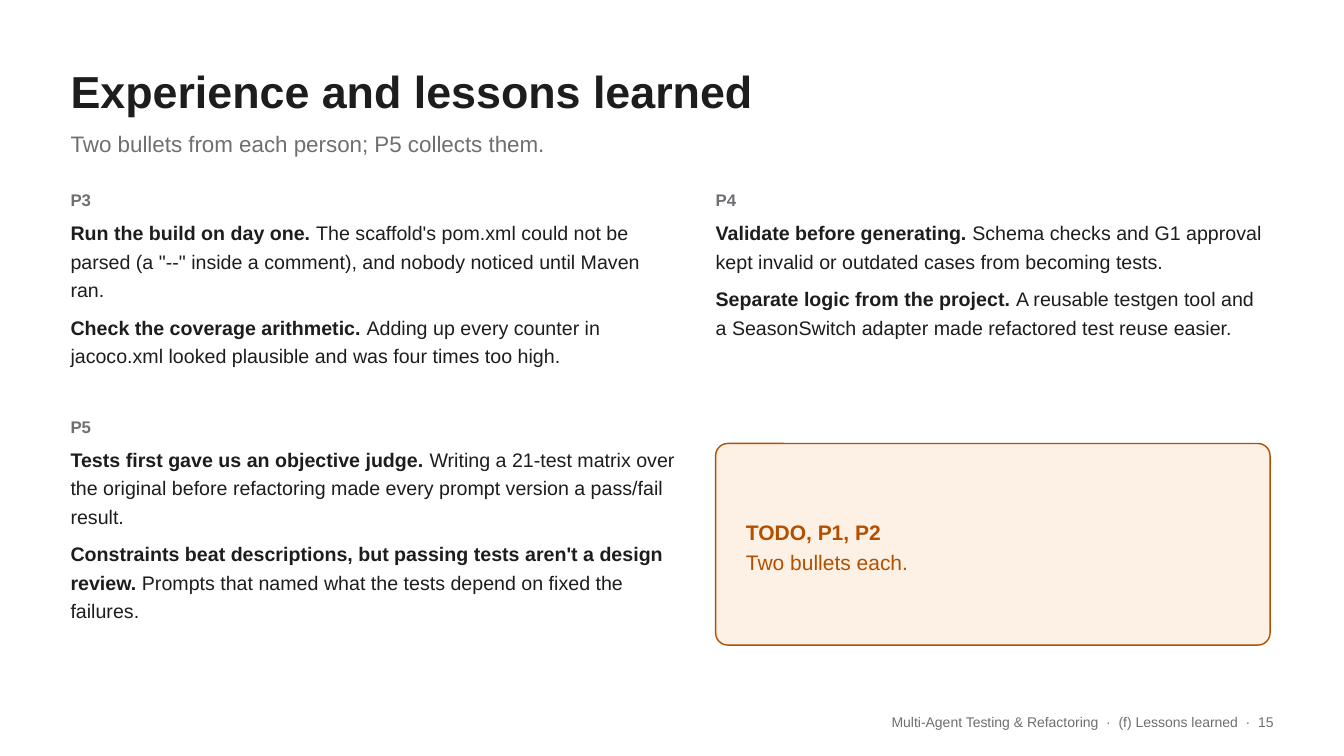
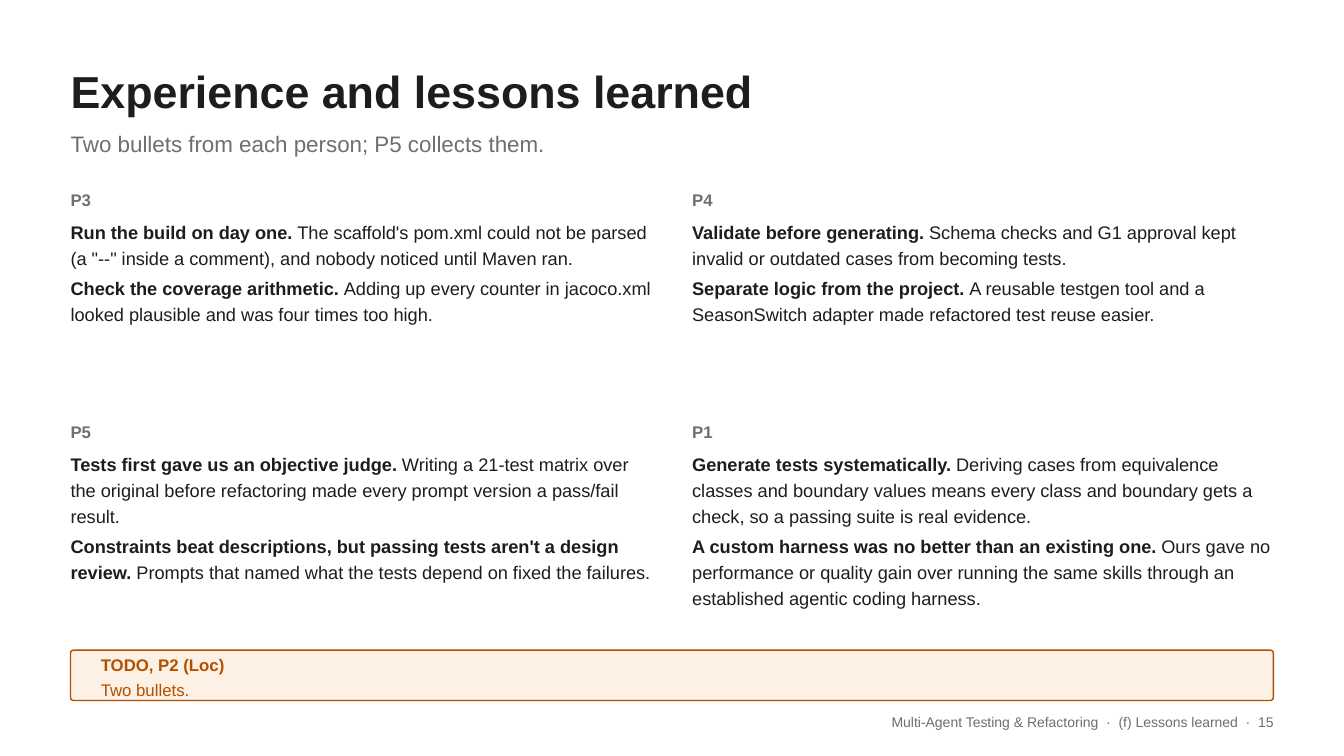
Before and after one commit to JordanTaylorGit/CSE-4392-Multi-Agent-System, a slide deck: slide 15 of slides/team3.pptx. Drawn at 1344x756 pixels with LibreOffice and Linux fonts; fonts in the diff are those of the drawing. Boxes give left, top, right and bottom in pixels: in the first picture for what was removed or moved away, otherwise in the second. Text is boxed around its words. In the diff, an @@ line names an element or a change of style, - is before the commit and + after.

```diff
--- a/slides/team3.pptx
+++ b/slides/team3.pptx
@@ text "P4": place and size @@
-text "P4" at box(716, 194, 737, 206)
+text "P4" at box(692, 194, 713, 206)
@@ text "Validate before generating. Schema checks ...": place and size @@
-text "Validate before generating. Schema checks ..." at box(716, 225, 1261, 339)
+text "Validate before generating. Schema checks ..." at box(692, 225, 1236, 325)
@@ text "P5": place and size @@
-text "P5" at box(71, 421, 92, 433)
+text "P5" at box(71, 426, 92, 438)
@@ size 14 to 13 pt; less space between paragraphs in 3 elements at box(71, 225, 651, 325), box(692, 225, 1236, 325), box(71, 457, 651, 583) @@
@@ text "Generate tests systematically. Deriving cases ..." at box(692, 457, 1270, 609): vertical alignment middle to top @@
@@ text added at box(692, 426, 713, 438), 12 pt, text #6E6E73, bold @@
+P1
@@ rounded rectangle removed at box(716, 444, 1270, 645) @@
@@ text at box(692, 457, 1270, 609): text changed; size 15 to 13 pt; text colour #B25000 to #1D1D1F @@
-TODO, P1, P2
-Two bullets each.
+Generate tests systematically. Deriving cases from equivalence classes and boundary values means every class and boundary gets a check, so a passing suite is real evidence.
+A custom harness was no better than an existing one. Ours gave no performance or quality gain over running the same skills through an established agentic coding harness.
@@ rounded rectangle added at box(71, 650, 1273, 701), fill #FDF0E4, outline #B25000 1 pt @@
@@ text added at box(101, 659, 224, 696), 12 pt, text #B25000, bold @@
+TODO, P2 (Loc)
+Two bullets.
```
Also in this commit, not shown: 2 other slides changed, 1 other file.
